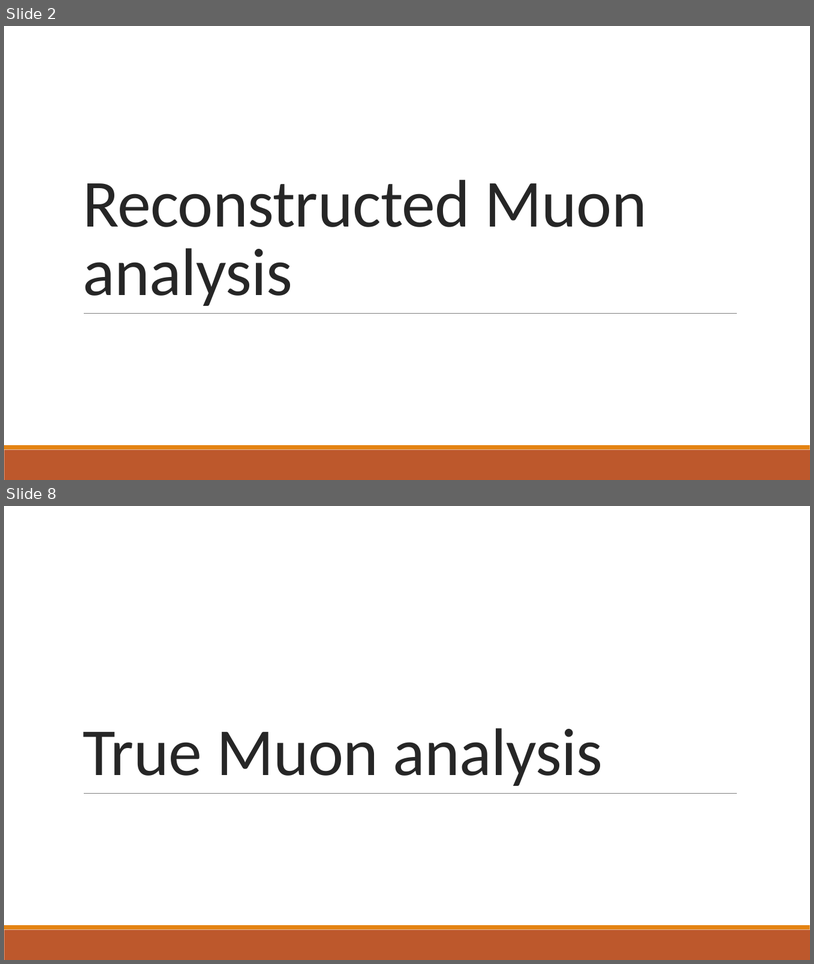
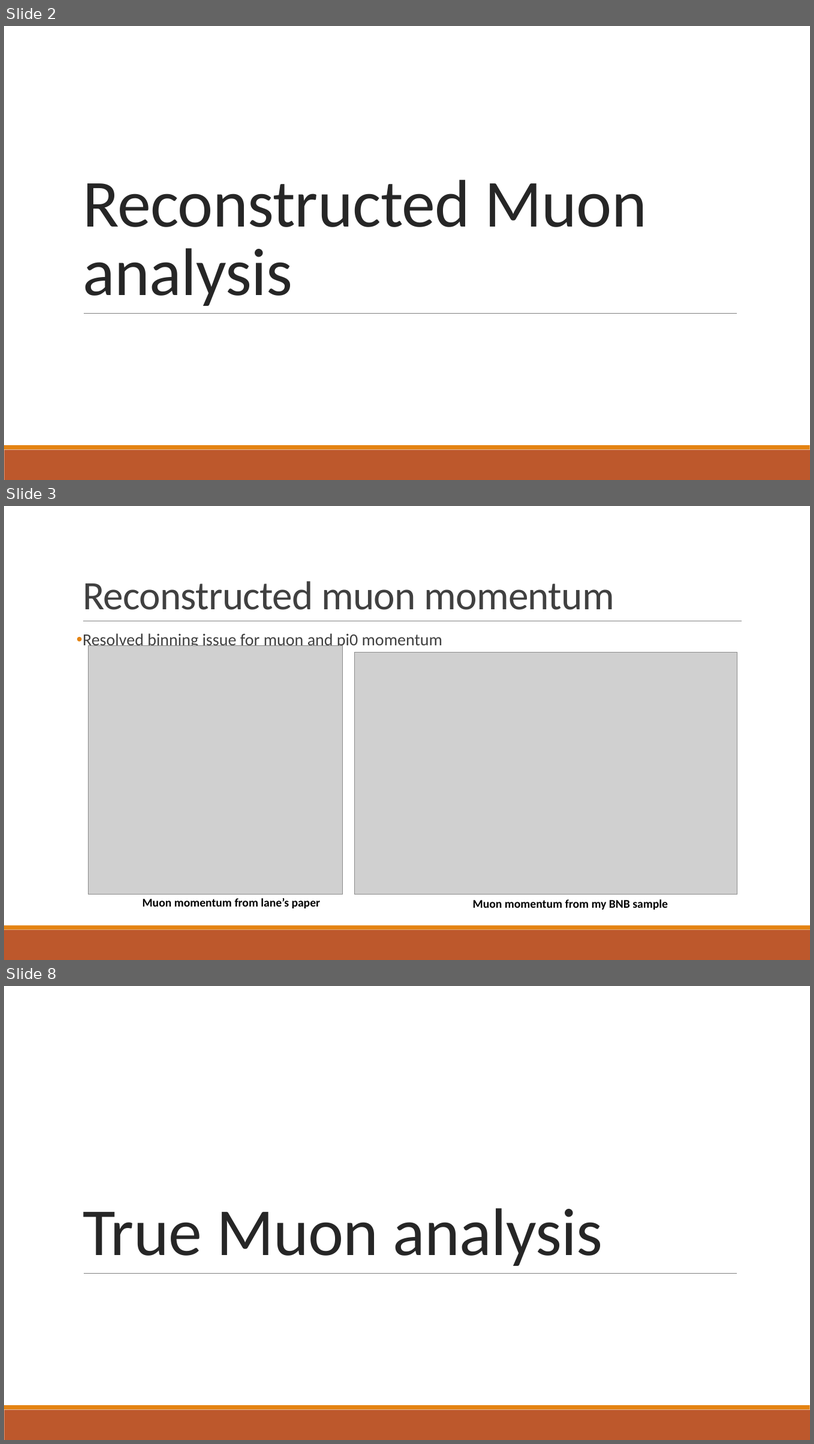
Before and after one commit to jordongalaxy-max/FYP_PYTHON_REAL, a slide deck: Update_Slides/FYP_Weekly_Update_Slides_Muon_Analysis.pptx. Shown one above the other, each under a label of ours: slides 2 and 8 before the commit, slides 2, 3 and 8 after it; the slides between them are not shown. The pictures are 814x964 and 814x1444 pixels, drawn with LibreOffice and Linux fonts; fonts in the diff are those of the drawing; grey boxes stand for pictures. Boxes give left, top, right and bottom in pixels: in the first picture for what was removed or moved away, otherwise in the second. Text is boxed around its words. In the diff, an @@ line names an element or a change of style, - is before the commit and + after.

```diff
--- a/Update_Slides/FYP_Weekly_Update_Slides_Muon_Analysis.pptx
+++ b/Update_Slides/FYP_Weekly_Update_Slides_Muon_Analysis.pptx
@@ slide 3 added at (4, 506, 810, 960), background #FFFFFF; not listed: 2 template elements that a slide beside it also shows @@
@@ title added at (83, 581, 615, 610), 48 pt, text #404040 @@
+Reconstructed muon momentum
@@ line added from (83, 621) to (743, 621), #808080 0.5 pt @@
@@ text added at (83, 633, 443, 649), 20 pt, text #404040 @@
+• Resolved binning issue for muon and pi0 momentum
@@ picture added at (89, 646, 344, 894) @@
@@ picture added at (355, 652, 738, 894) @@
@@ text added at (143, 898, 321, 908), 14 pt, text #000000, bold @@
+Muon momentum from lane’s paper
@@ text added at (473, 899, 668, 909), 14 pt, text #000000, bold @@
+Muon momentum from my BNB sample
```
Also in this commit, not shown: 2 slides changed, 6 other slides added, 6 slides removed, 4 other files.
